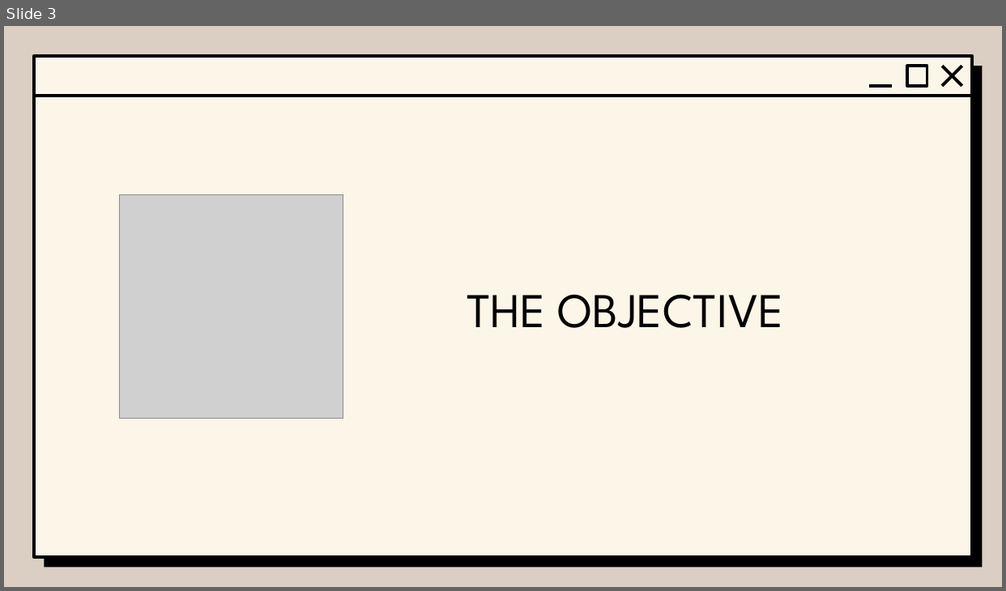
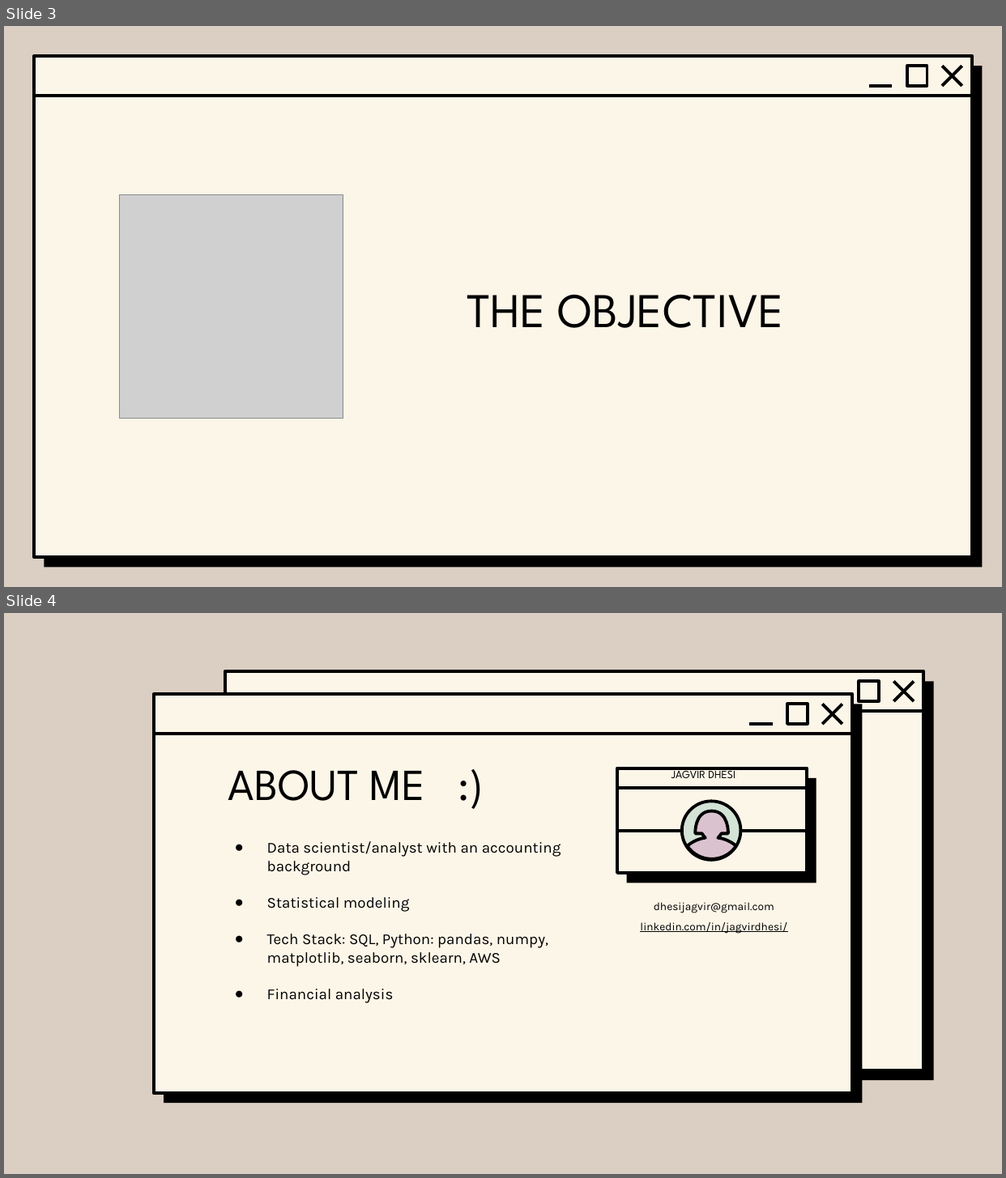
Before and after one commit to Jaghs/Demand-Prediciton, a slide deck: top4sports_presentation.pptx. Shown one above the other, each under a label of ours: slide 3 before the commit, slides 3 and 4 after it. The pictures are 1006x591 and 1006x1178 pixels, drawn with LibreOffice and Linux fonts; fonts in the diff are those of the drawing; grey boxes stand for pictures; background and template pictures are left out. Boxes give left, top, right and bottom in pixels: in the first picture for what was removed or moved away, otherwise in the second. Text is boxed around its words. In the diff, an @@ line names an element or a change of style, - is before the commit and + after.

Commit message:
added about me slide

```diff
--- a/top4sports_presentation.pptx
+++ b/top4sports_presentation.pptx
@@ slide 4 added at box(4, 613, 1002, 1174), background #DBCFC3 @@
@@ group added at box(224, 672, 933, 1081): 3 lines, 2 rounded rectangles, 1 rectangle @@
@@ group added at box(154, 694, 863, 1103): 4 lines, 2 rounded rectangles, 1 rectangle @@
@@ title added at box(228, 770, 426, 801), 32 pt, text #000000 @@
+ABOUT ME :)
@@ text added at box(671, 768, 735, 778), 8 pt, text #000000 @@
+JAGVIR DHESI
@@ group added at box(616, 769, 816, 884): 2 rounded rectangles, 2 lines, 2 freeform shapes @@
@@ subtitle added at box(267, 841, 561, 1003), 11 pt, text #000000 @@
+● Data scientist/analyst with an accounting
+background
+● Statistical modeling
+● Tech Stack: SQL, Python: pandas, numpy, matplotlib, seaborn, sklearn, AWS
+● Financial analysis
@@ text added at box(640, 902, 787, 934), 8 pt, text #000000, underline @@
+dhesijagvir@gmail.com
+linkedin.com/in/jagvirdhesi/
```
